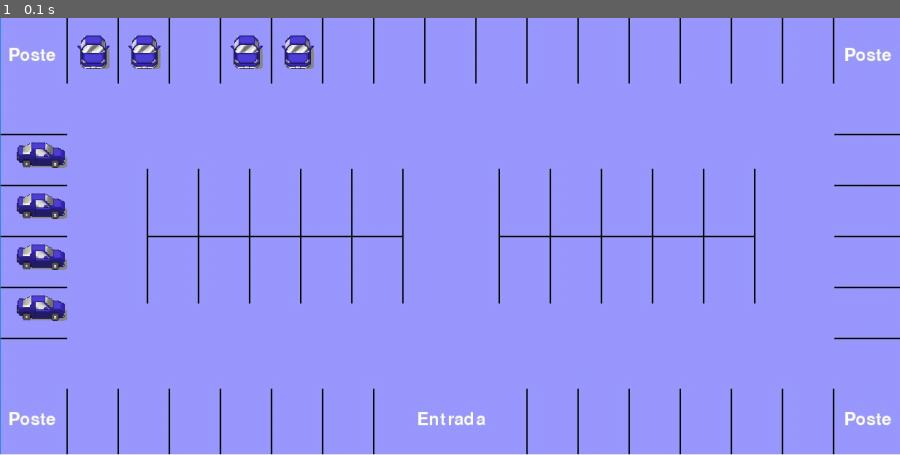
Above: before the commit, frame 1.
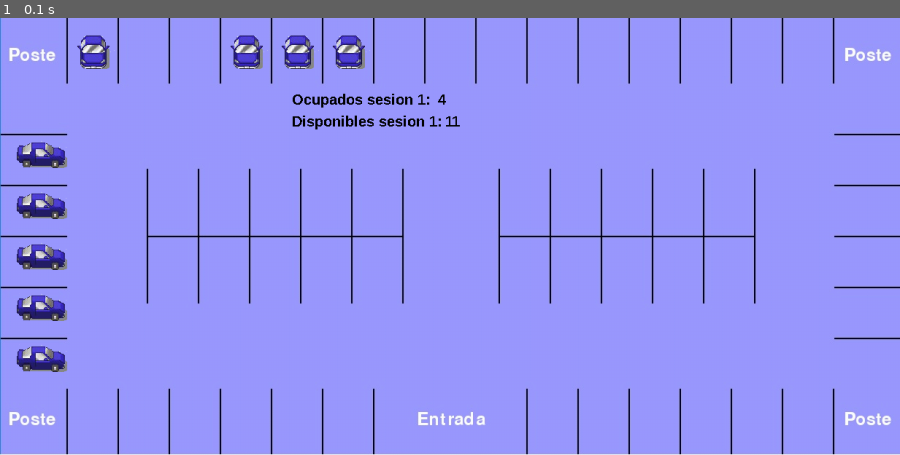
Above: after the commit, the same moment.

Repository: 05andres/Parqueadero-pygame
Game: pygame game, started from principal.py
Two runs of this game, one before a commit and one after it. Both use one fixed random seed, a clock stepped at 60 frames per second and the inputs below. The source is Python 2; it was converted automatically to run under Python 3.
Inputs:
- Up to frame 1 (0.1 s): no input

The runs differ from the first frame. In frame 1, 1.2% of the frame differs, in the area x 1-52%, y 3-82%.

Commit message:
arduino y sesiones

Diff:
--- /dev/null
+++ b/arduino.py
@@ -0,0 +1,11 @@
+import serial
+import simplejson
+
+ser=serial.Serial('COM2',11334)
+while True:
+    jsonresult = ser.readline()
+    try:
+        jsonObject = simplejson.loads(jsonresult)
+        print jsonObject["x"]
+    except Exception:
+        pass
--- a/estados.csv
+++ b/estados.csv
@@ -1,12 +1,12 @@
 id,estado
 1,1
-2,1
+2,0
 3,0
 4,1
 5,1
-6,0
+6,1
 16,1
 17,1
 18,1
 19,1
-20,0
+20,1
--- a/principal.py
+++ b/principal.py
@@ -9,6 +9,9 @@
 green = (0,255,0)
 blue = (0,0,255)
 screen = pygame.display.set_mode((1233, 600))
+fuente1= pygame.font.SysFont("Arial",20,True)
+info=fuente1.render('Ocupados sesion 1:',0,(0,0,0))
+info2=fuente1.render('Disponibles sesion 1:',0,(0,0,0))
 
 def Recortar(archivo_img,cr_an,cr_al):
     image= pygame.image.load(archivo_img)
@@ -43,13 +46,28 @@
             estados.append(row)
     return estados
 
+
+
+def count(grupo):
+    Disponibles_sesion1=15
+    Ocupados_sesion1=0
+    for i in grupo:
+        if int(i.estado)==1:
+            Ocupados_sesion1 +=1
+            Disponibles_sesion1 -=1
+    lista=[Ocupados_sesion1,Disponibles_sesion1]
+    return lista
+
 def main():
     fondo = cargar_imagen('arqui.jpg')
     carro= "carro.png"
     libre="libre.png"
+    Disponibles_sesion1=10
+    Ocupados_sesion1=0
     free=Recortar(libre,10,1)
     car=Recortar(carro,73,67)
     Creados = pygame.sprite.Group()
+    sesion1= pygame.sprite.Group()
     Borrados = pygame.sprite.Group()
     pos_x=23
     for x in range(1, 16):
@@ -57,6 +75,7 @@
         pos_x+=inter
         anter=pos_x
         parqueadero_1=Estado(0,[pos_x,20],x,car,free,"A")
+        sesion1.add(parqueadero_1)
         Creados.add(parqueadero_1)
     pos_y=70
     for x in range(16, 21):
@@ -78,10 +97,27 @@
             for i in dicc:
                 if int(j.id)== int(i["id"]):
                     j.estado = int(i["estado"])
+        sesion=count(sesion1)
+
+
+
+
+
+
+
 
 
 
         screen.blit(fondo, (0, 0))
+        screen.blit(info,(400,100))
+        screen.blit(info2,(400,130))
+        parque1=str(sesion[0])
+        con_parque1=fuente1.render(parque1,0,(0,0,0))
+        screen.blit(con_parque1,(600,100))
+        #oe0o2
+        dis_parque1=str(sesion[1])
+        dos_parque1=fuente1.render(dis_parque1,0,(0,0,0))
+        screen.blit(dos_parque1,(610,130))
         Creados.update()
         Creados.draw(screen)
         pygame.display.flip()
